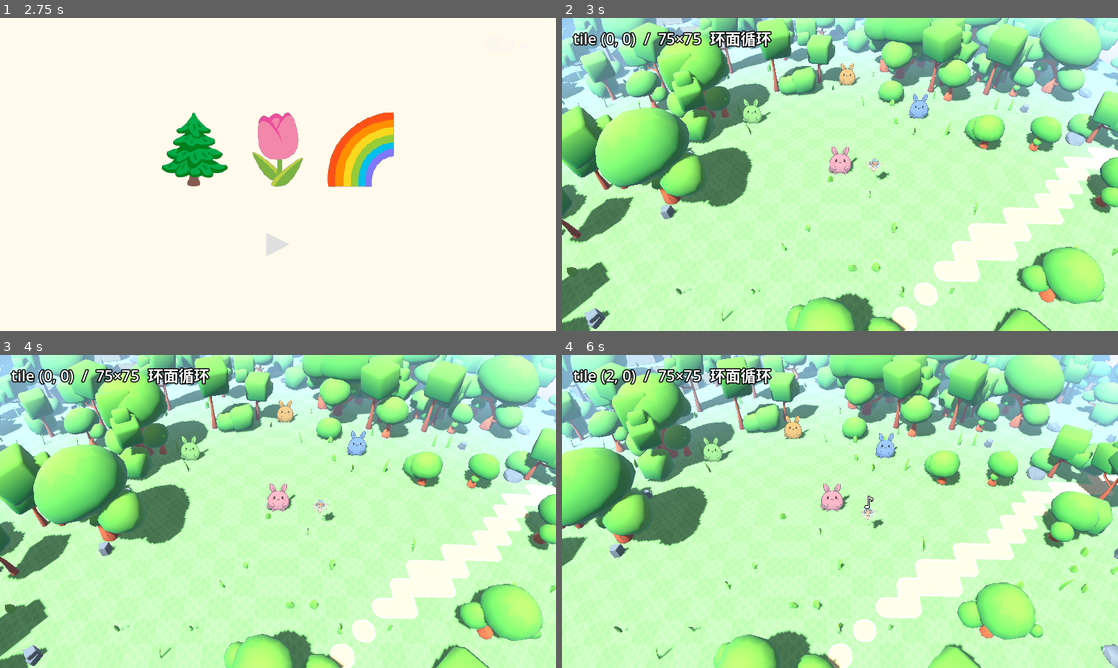
Above: before the commit, frames 1-4 (two rows, left to right).
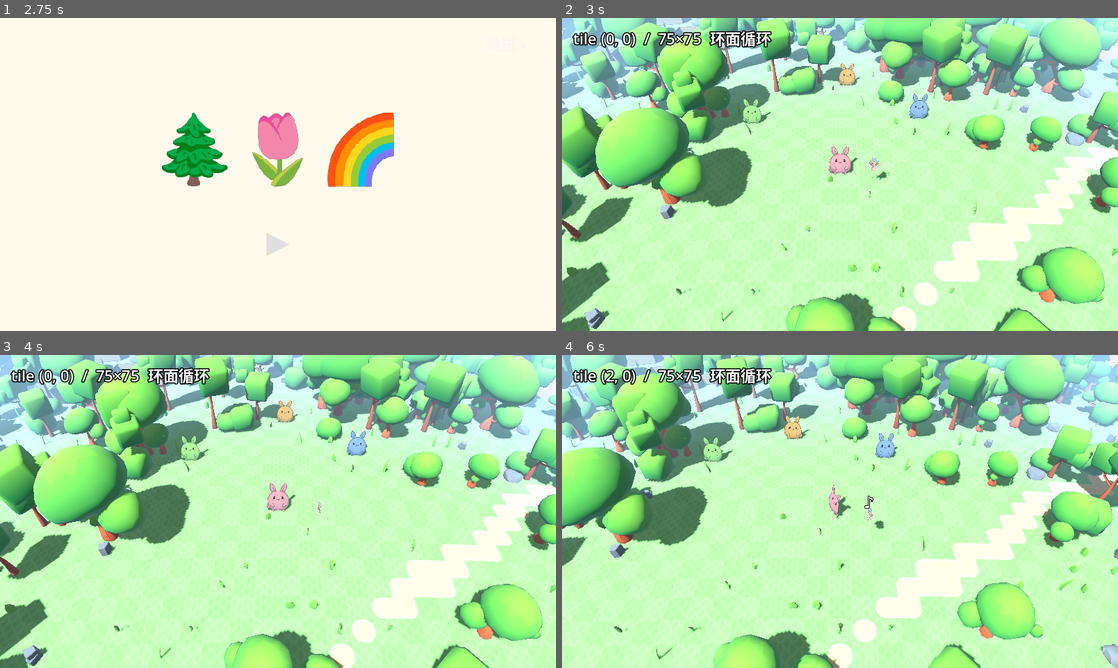
Above: after the commit, the same moments.

Repository: hoveychen/maliang
Game: Godot game, scene res://menu.tscn
Two runs of this game, one before a commit and one after it. Both use one fixed random seed, a clock stepped at 60 frames per second and the inputs below.
Inputs (mouse positions are in pixels of both pictures, inside the frame that each line leads up to):
- Up to frame 1 (2.75 s): tap Enter (ui_accept) at 0.5, 0.77 s; move the mouse to (400, 158) at 0.52 s; hold Right (ui_right) 0.53-1.25 s; click (400, 158) at 0.67 s; click "▶ 出发！" at 1.25 s; click "跳过 ▸" at 2 s
- Up to frame 2 (3 s): click "▶" at 2.75 s
- Up to frame 3 (4 s): drag from (166, 527) to (250, 574) at 3.52 s
- Up to frame 4 (6 s): move the mouse to (895, 442) at 4.27 s; hold Right (ui_right) 4.28-5 s; drag from (812, 574) to (673, 464) at 5.02 s; move the mouse to (1006, 558) at 5.77 s; hold Left (ui_left) from 5.78 s (still down)

Frame 1 is identical in both runs. In frame 2, less than 0.1% of the frame differs, in the area x 32-66%, y 20-52%; in frame 3, 0.1%; in frame 4, 0.5%, in the area x 25-58%, y 19-56%.

Commit message:
feat(paper): 纸片动作演出——走路左右摇摆+下摆飘动(shader 行波)、横向变向绕竖轴翻面(立绘统一朝右,ry=PI 镜像即朝左,中途侧对相机成纸边)、待机呼吸微卷;动画状态记角色字典 paper_* 键,每帧 _update_paper_motion 驱动(headless 全量回测绿)

Diff:
--- a/scripts/world.gd
+++ b/scripts/world.gd
@@ -26,6 +26,13 @@
 const SKY_HORIZON_COLOR := Color(0.62, 0.82, 0.97) ## 天空地平线色 = 雾色（远地渐隐进天空的无缝衔接）
 const SKY_ZENITH_COLOR := Color(0.33, 0.58, 0.93)  ## 天顶色（可见天空带上缘的深一档蓝）
 const SKY_WIND := Vector2(0.006, 0.0015)           ## 云漂移速度（uv/秒），非零 = 天空是动的
+# 纸片动作演出（_update_paper_motion）
+const WALK_SWAY_DEG := 6.0   ## 走路左右摇摆角（度，绕脚底 roll）
+const WALK_SWAY_HZ := 2.6    ## 摇摆频率（步频感）
+const WALK_FLUTTER := 0.10   ## 走路下摆飘动幅度（米，paper shader 行波）
+const IDLE_CURL := 0.045     ## 待机呼吸微卷幅度（米，左右边缘向 Z）
+const FLIP_SPEED := 10.0     ## 翻面角速度（rad/s，~0.3s 完成一次转身翻面）
+const FACE_MOVE_EPS := 0.5   ## 认定横向移动的最小速度（米/秒），防原地抖动换面
 
 var focus_logical := Vector2.ZERO   ## 相机在环面上聚焦的逻辑坐标（跟随玩家/交互对象）
 var focus_override := Vector2.INF   ## 测试脚本抢镜头用：非 INF 时聚焦固定到这里
@@ -568,7 +575,33 @@
 	var ry := lerpf(float(n.get("ry", ty)), ty, minf(1.0, 12.0 * delta))
 	n["ry"] = ry
 	_place_on_bent_ground(node, Vector3(d.x, ry + float(n.get("hover", 0.0)), d.y))
-	node.rotation = Vector3(-lean, 0.0, 0.0)
+	_update_paper_motion(n, node as PaperCharacter, lean, delta)
+
+## 纸片动作演出（每帧）：走路左右摇摆+下摆飘动 / 横向变向绕竖轴翻面 / 待机呼吸微卷。
+## 朝向约定：立绘统一朝右（sprite_style.ts），ry=0 朝右、ry=PI 背面即水平镜像=朝左；
+## 翻面中途侧对相机变成一条纸边——纸片马里奥的标志性转身。
+## 动画状态记在角色字典（paper_* 键），节点只吃结果，无需自带脚本。
+func _update_paper_motion(n: Dictionary, node: PaperCharacter, lean: float, delta: float) -> void:
+	var cur: Vector2 = n["logical"]
+	var vel := WorldGrid.shortest_delta(n.get("paper_prev", cur), cur) / maxf(delta, 0.0001)
+	n["paper_prev"] = cur
+	# 朝向目标：横向速度超过阈值才换面（防原地抖动）；纵向移动保持上次朝向
+	var face := float(n.get("paper_face", 0.0))
+	if absf(vel.x) > FACE_MOVE_EPS:
+		face = 0.0 if vel.x > 0.0 else PI
+		n["paper_face"] = face
+	var fry := move_toward(float(n.get("paper_fry", face)), face, FLIP_SPEED * delta)
+	n["paper_fry"] = fry
+	# 走路强度 0..1（缓动）：驱动摇摆/飘动，停步平滑归零
+	var w := lerpf(float(n.get("paper_walk", 0.0)), clampf(vel.length() / PLAYER_SPEED, 0.0, 1.0), minf(1.0, 10.0 * delta))
+	n["paper_walk"] = w
+	var phase := float(n.get("paper_phase", randf() * TAU)) + delta * TAU * WALK_SWAY_HZ
+	n["paper_phase"] = phase
+	var sway := deg_to_rad(WALK_SWAY_DEG) * w * sin(phase)
+	# 翻面后节点本地 X 轴反向，倾角随 cos(fry) 连续反号才始终「顶朝远离相机」
+	node.rotation = Vector3(-lean * cos(fry), fry, sway)
+	# 待机呼吸微卷用慢相位（走动时让位给飘动）；飘动幅度随走路强度
+	node.set_paper_motion(WALK_FLUTTER * w, IDLE_CURL * (1.0 - w) * sin(phase * 0.22))
 
 ## 把节点放到「弯曲后」的地表位置。与 world_bend.gdshader 同一公式：
 ## 世界空间、以原点（玩家）为中心的水平距离平方下沉（shadow pass 一致，见着色器注释）。
